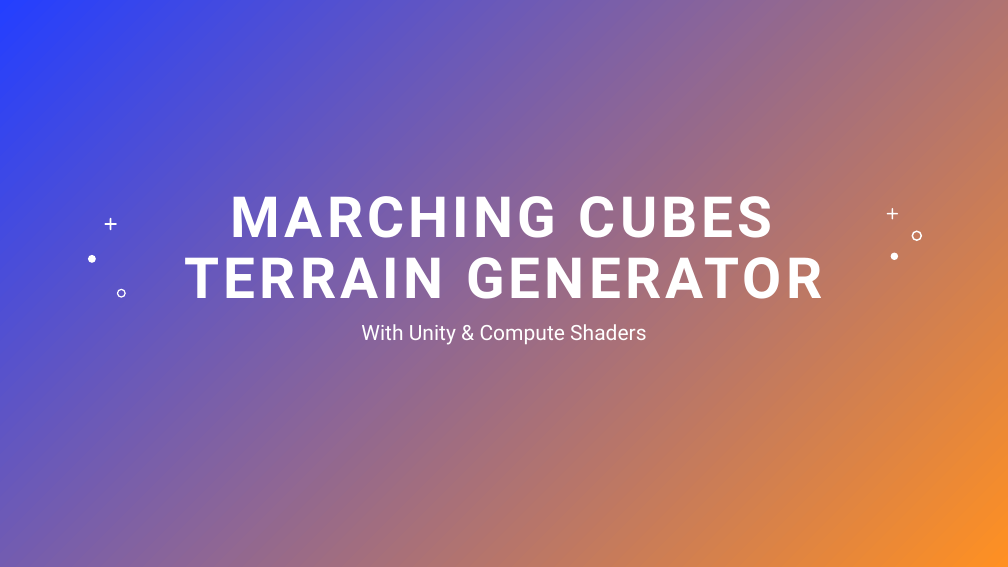
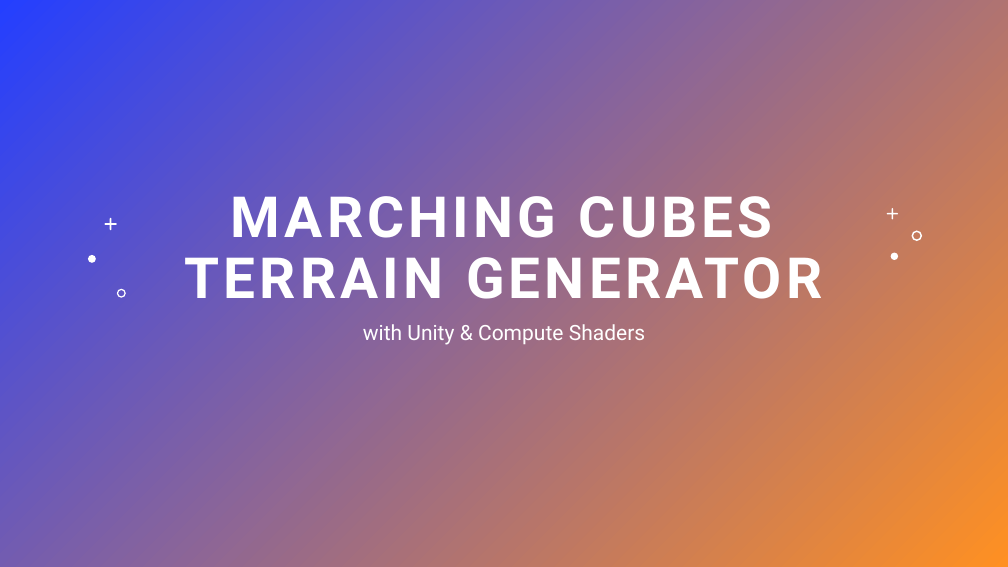
Before and after one commit to je-lehmann/cg_terrain_generator, a slide deck: slide 2 of Computergrafik Praktikum.pptx. Drawn at 1008x567 pixels with LibreOffice and Linux fonts; fonts in the diff are those of the drawing. Boxes give left, top, right and bottom in pixels: in the first picture for what was removed or moved away, otherwise in the second. Text is boxed around its words. In the diff, an @@ line names an element or a change of style, - is before the commit and + after.

```diff
--- a/Computergrafik Praktikum.pptx
+++ b/Computergrafik Praktikum.pptx
@@ subtitle at [363, 324, 645, 345]: text changed @@
-With Unity & Compute Shaders
+with Unity & Compute Shaders
```
Also in this commit, not shown: 2 other slides changed, 5 other files.
